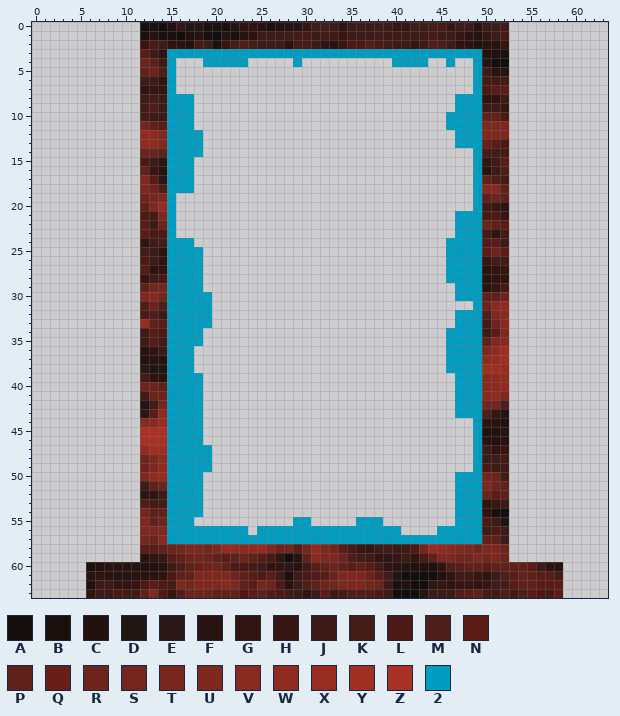
A pixel-art sprite gets an edit: Assets/Sprites/Environment/Burnt/BurntWindow.png. This is how it looked before the edit.
The file is 64x64 pixels. Colours within 5 levels of each other are drawn and written as one.
Palette (. is transparent): A #140f0e  B #1c100f  C #22110f  D #221615  E #2a1716  F #291310  G #301411  H #371512  J #3d1b18  K #431c18  L #4c1914  M #4e1e1a  N #591c16  P #5f221b  Q #681f17  R #6c241d  S #72261e  T #78271e  U #7f281f  V #882a20  W #902b21  X #972d22  Y #9f2f23  Z #a83024  2 #009cc0
Pixels before (only the part around the change), first column x 1:
 0 ...........ABACHDDBBBDGGFBCFFHKKJGJJJJJHHKJKKHJJFJJK...........
 1 ...........BDBBACFBADBFGJJJJKKJKJHJJJKJJJJJKJJHGDHJK...........
 2 ...........HLJGFCKJBHKMKJJJFKKJGFHLLMLKJJHJMMJGFCFFH...........
 3 ...........NJG22222222222222222222222222222222222CCB...........
 4 ...........RPJ2...22222.....2..........2222..2..2DAA...........
 5 ...........PRM2.................................2JFD...........
 6 ...........JJG2.................................2KJK...........
 7 ...........GHH2.................................2LNN...........
 8 ...........JKJ222.............................222GGJ...........
 9 ...........KMJ222.............................222JJH...........
10 ...........KJJ222............................2222PPL...........
11 ...........SPN222............................2222UUU...........
12 ...........WWU2222............................222UUU...........
13 ...........WWU2222............................222QNL...........
14 ...........RRP2222..............................2KKK...........
15 ...........LJG222...............................2GJN...........
16 ...........PHF222...............................2FJM...........
17 ...........UNE222...............................2PMK...........
18 ...........URM222...............................2VVP...........
19 ...........RTU2.................................2PRP...........
20 ...........PUX2.................................2JHG...........
21 ...........LKU2...............................222KLH...........
22 ...........NJR2...............................222RPN...........
23 ...........NLL2...............................222KGK...........
24 ...........GJK222............................2222MNJ...........
25 ...........KJG2222...........................2222NRN...........
26 ...........LJG2222...........................2222HKK...........
27 ...........MGG2222...........................2222FGH...........
28 ...........HJL2222...........................2222FGG...........
29 ...........PSS2222............................222FHK...........
30 ...........UVS22222...........................222PPR...........
31 ...........MRM22222.............................2RVW...........
32 ...........LMJ22222...........................222MUV...........
33 ...........XPN22222...........................222KRV...........
34 ...........JNL2222...........................2222JNU...........
35 ...........JNK2222...........................2222PUV...........
36 ...........FGJ222............................2222UWY...........
37 ...........CFF222............................2222WXY...........
38 ...........EDD222............................2222YYX...........
39 ...........KGF2222............................222VWW...........
40 ...........RRP2222............................222VVW...........
41 ...........KRR2222............................222VWU...........
42 ...........FKS2222............................222SSM...........
43 ...........ENW2222............................222MHD...........
44 ...........VVX2222..............................2GFC...........
45 ...........ZZZ2222..............................2CCF...........
46 ...........ZZZ2222..............................2FCF...........
47 ...........WYY22222.............................2JGH...........
48 ...........RUW22222.............................2JJK...........
49 ...........RUW22222.............................2LJJ...........
50 ...........UWX2222............................222SRK...........
51 ...........JPR2222............................222URP...........
52 ...........EGJ2222............................222RNP...........
53 ...........MKK2222............................222GHJ...........
54 ...........SPP2222............................222GBA...........
55 ...........UPR222...........22.....222........222LJD...........
56 ...........UUU222222222.2222222222222222....22222JLJ...........
57 ...........SRV22222222222222222222222222222222222PPJ...........
58 ...........NNPRSUUSUXWVWXURSNSWUSNLHHJKJJLSXWVUUSUUR...........
59 ...........FGHNQRSRPNPRPNLGAFPVUURMKJGEHJGLPUUSSUSUR...........
60 .....BCFFFDCCFJMPQRRPLLKJGGEFJNPRPNPNKEFDCCCGMNPPNPPPPNJGF.....
61 .....FGFDFFFFGLPPUUUURPNLNJBJLMNRUUURNKDAAAACGJJHGJMNPPNNK.....
62 .....CJJHGHLNLKUSUUUVUPNSRLFJMPRSUUUSRJBCAAEHGHHGHJKNPPNNN.....
63 .....GJJLKJPULHMRRRPPPLNPMLKJGJNJKMMMLJAAADJJJMNPKJMKMNLKN.....
Now the later version:
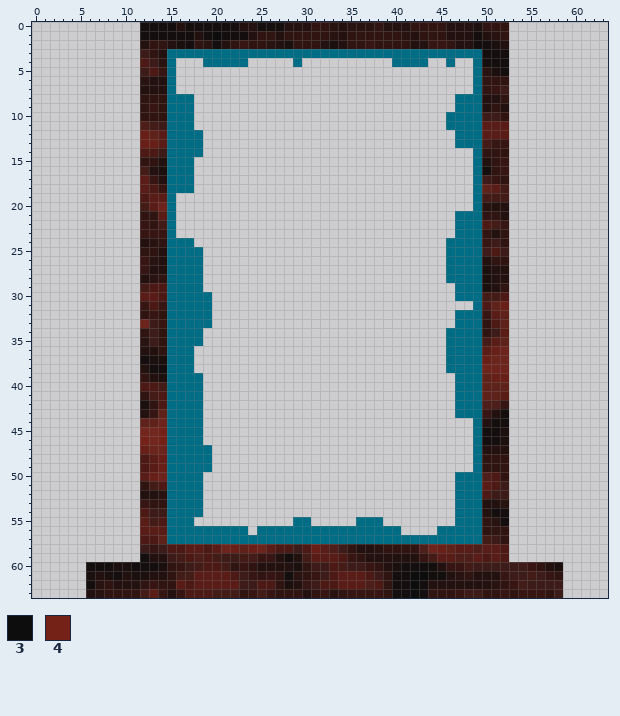
Colours new in this view: 3 #0e0d0d  4 #742118
Diff:
colour 2: #009cc0 -> #006d86
y 0: x 13 B -> A; x 15..52 CHDDBBBDGGFBCFFHKKJGJJJJJHHKJKKHJJFJJK -> ACAAAAAACCAAACCCGGFCFFFGCCCGGGGCCCBGGG
y 1: x 12..15 BDBB -> AAAA; x 17..52 CFBADBFGJJJJKKJKJHJJJKJJJJJKJJHGDHJK -> ACA3AAACGGCGGGGGFCGGGGGGFCGGGCCCACFG
y 2: x 12..52 HLJGFCKJBHKMKJJJFKKJGFHLLMLKJJHJMMJGFCFFH -> CGGCBAGFACGHGGFCBGGGCBCGGHGGGGCCHHGCCAABC
y 3: x 12..14 NJG -> JGC; x 50..52 CCB -> AAA
y 4: x 12..14 RPJ -> LJF; x 50 D -> A
y 5: x 12..14 PRM -> JLH; x 50..52 JFD -> FBA
y 6: x 12..14 JJG -> FCC; x 50..52 KJK -> GGG
y 7: x 12..14 GHH -> CCC; x 50..52 LNN -> GHJ
y 8: x 12..14 JKJ -> GGG; x 50..52 GGJ -> CCG
y 9: x 12..14 KMJ -> GHG; x 50..52 JJH -> CGC
y 10: x 12..14 KJJ -> GGG; x 50..52 PPL -> JJG
y 11: x 12..14 SPN -> MKJ; x 50..52 UUU -> NNN
y 12: x 12..14 WWU -> QPN; x 50..52 UUU -> NNN
y 13: x 12..14 WWU -> QQN; x 50..52 QNL -> KHH
y 14: x 12..14 RRP -> LLJ; x 50..52 KKK -> GGG
y 15: x 12..14 LJG -> GGC; x 50..52 GJN -> CGH
y 16: x 12..14 PHF -> KCB; x 50..52 FJM -> AGH
y 17: x 12..14 UNE -> NHC; x 50..52 PMK -> JHG
y 18: x 12..14 URM -> NLH; x 50..52 VVP -> PNK
y 19: x 12..14 RTU -> LNN; x 50..52 PRP -> KKK
y 20: x 12..14 PUX -> KNR; x 50..52 JHG -> FCC
y 21: x 12..14 LKU -> GGN; x 50..52 KLH -> GGC
y 22: x 12..14 NJR -> HGK; x 50..52 RPN -> LKH
y 23: x 12..14 NLL -> HHH; x 50..52 KGK -> GCG
y 24: x 12..14 GJK -> CFG; x 50..52 MNJ -> HJG
y 25: x 12..14 KJG -> GGC; x 50..52 NRN -> JLJ
y 26: x 12..14 LJG -> HFC; x 50..52 HKK -> CGG
y 27: x 12..14 MGG -> HCC; x 50..52 FGH -> BCC
y 28: x 12..14 HJL -> CFG; x 50..52 FGG -> BCC
y 29: x 12..14 PSS -> KLL; x 50..52 FHK -> BCG
y 30: x 12..14 UVS -> NNL; x 50..52 PPR -> KKL
y 31: x 12..14 MRM -> HLH; x 50..52 RVW -> LPQ
y 32: x 12..14 LMJ -> GHG; x 50..52 MUV -> HNP
y 33: x 12..14 XPN -> RJH; x 50..52 KRV -> GLP
y 34: x 12..14 JNL -> GJG; x 50..52 JNU -> GJN
y 35: x 12..14 JNK -> FJG; x 50..52 PUV -> KNP
y 36: x 12..14 FGJ -> CCG; x 50..52 UWY -> NQR
y 37: x 12..14 CFF -> ABB; x 50..52 WXY -> QRR
y 38: x 12..14 EDD -> CAA; x 50..52 YYX -> RRR
y 39: x 12..14 KGF -> GCB; x 50..52 VWW -> PQQ
y 40: x 12..14 RRP -> LLK; x 50..52 VVW -> PPP
y 41: x 12..14 KRR -> GKL; x 50..52 VWU -> PPN
y 42: x 12..14 FKS -> BGL; x 50..52 SSM -> MMH
y 43: x 12..14 ENW -> CHP; x 50..52 MHD -> HCA
y 44: x 12..14 VVX -> PPR; x 50..52 GFC -> CAA
y 45: x 12..14 ZZZ -> SS4; x 50..52 CCF -> AAB
y 46: x 12..14 ZZZ -> 4S4; x 50..52 FCF -> AAB
y 47: x 12..14 WYY -> QRR; x 50..52 JGH -> CCC
y 48: x 12..14 RUW -> LNQ; x 50..52 JJK -> GGG
y 49: x 12..14 RUW -> LNQ; x 50..52 LJJ -> GGG
y 50: x 12..14 UWX -> NQR; x 50..52 SRK -> MLG
y 51: x 12..14 JPR -> GKL; x 50..52 URP -> NLJ
y 52: x 12..14 EGJ -> CCF; x 50..52 RNP -> LJJ
y 53: x 12..14 MKK -> HGG; x 50..52 GHJ -> CCF
y 54: x 12..14 SPP -> LJJ; x 50..51 GB -> CA
y 55: x 12..14 UPR -> NKL; x 50..52 LJD -> GFA
y 56: x 12..14 UUU -> NNN; x 50..52 JLJ -> GGG
y 57: x 12..14 SRV -> LLP; x 50..52 PPJ -> KJG
y 58: x 12..52 NNPRSUUSUXWVWXURSNSWUSNLHHJKJJLSXWVUUSUUR -> JHJLLNNLNRQPQRNLLJLQNMJGCCFGGGGMRQPNNMNNL
y 59: x 12..27 FGHNQRSRPNPRPNLG -> ACCJKLMLKJJKKHHC; x 29..52 FPVUURMKJGEHJGLPUUSSUSUR -> CKNNNLHGCCCCCCHKNNMMNLNL
y 60: x 6..58 BCFFFDCCFJMPQRRPLLKJGGEFJNPRPNPNKEFDCCCGMNPPNPPPPNJGF -> AAABBAAABGHJKLLKGHGCCCCBGJJLKJJHGCBAAAACHHKJJJJJJHGCB
y 61: x 6..40 FGFDFFFFGLPPUUUURPNLNJBJLMNRUUURNKD -> BCBACBBCCGKKNNNNLJHGHGAFGHJLNNNLJGA; x 42..43 AA -> 33; x 45..58 CGJJHGJMNPPNNK -> ACFGCCCHJJKJHG
y 62: x 6..42 CJJHGHLNLKUSUUUVUPNSRLFJMPRSUUUSRJBCA -> AFGCCCGHGGNLNNNNNJJLLGBCHJLLNNNMLGAA3; x 44..58 EHGHHGHJKNPPNNN -> CCCCCCCFGHKJJJJ
y 63: x 6..39 GJJLKJPULHMRRRPPPLNPMLKJGJNJKMMMLJ -> CFGGGGKNHCHLLLKKKGHKHGGGCGHFGHHHHG; x 42..58 ADJJJMNPKJMKMNLKN -> 3AGGGHJJGGHGHHHGJ
